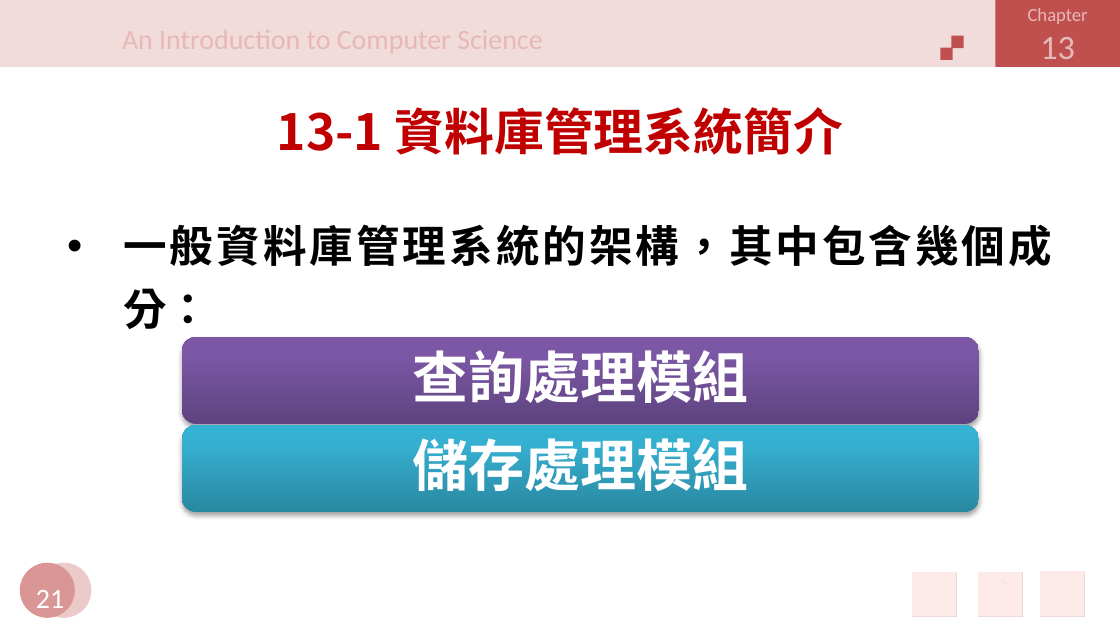
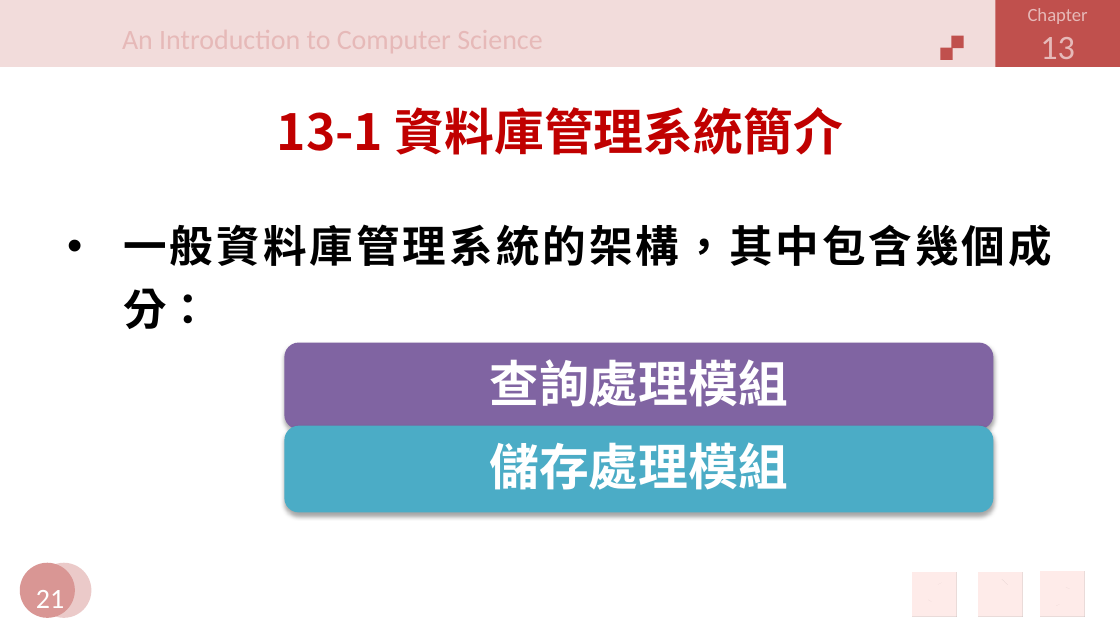
Before and after one commit to jiaweichang/biography, a slide deck: slide 21 of slides/11402/Introduction to Computer/CH13.pptx. Drawn at 1120x630 pixels with LibreOffice and Linux fonts; fonts in the diff are those of the drawing; background and template pictures are left out. Boxes give left, top, right and bottom in pixels: in the first picture for what was removed or moved away, otherwise in the second. Text is boxed around its words. In the diff, an @@ line names an element or a change of style, - is before the commit and + after.

```diff
--- a/slides/11402/Introduction to Computer/CH13.pptx
+++ b/slides/11402/Introduction to Computer/CH13.pptx
@@ rounded rectangle: place and size @@
-rounded rectangle at (181,337,979,424)
+rounded rectangle at (284,343,993,429)
@@ rounded rectangle at (284,343,993,429): fill gradient #5F4480 to #7B58A6 to #7C57A8 to #8064A2 @@
@@ text "查詢處理模組" at (489,359,788,407): size 36 to 32 pt; less space between paragraphs @@
@@ text "查詢處理模組": place and size @@
-text "查詢處理模組" at (412,350,748,403)
+text "查詢處理模組" at (489,359,788,407)
@@ rounded rectangle: place and size @@
-rounded rectangle at (181,426,979,513)
+rounded rectangle at (284,426,993,512)
@@ rounded rectangle at (284,426,993,512): fill gradient #2A88A2 to #37B1D2 to #34B4D6 to #4BACC6 @@
@@ text "儲存處理模組": place and size @@
-text "儲存處理模組" at (412,438,748,491)
+text "儲存處理模組" at (489,442,788,490)
@@ text "儲存處理模組" at (489,442,788,490): size 36 to 32 pt; less space between paragraphs @@
```
Also in this commit, not shown: 22 other slides changed, 7 other files.
